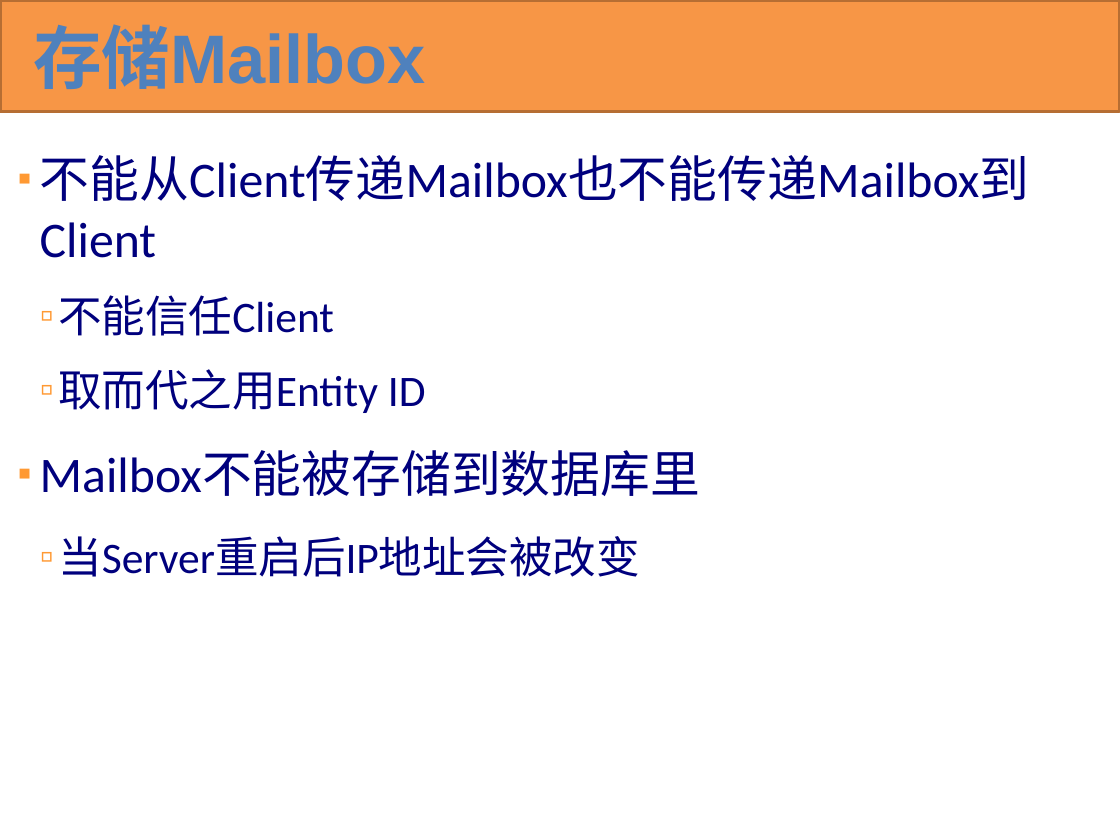
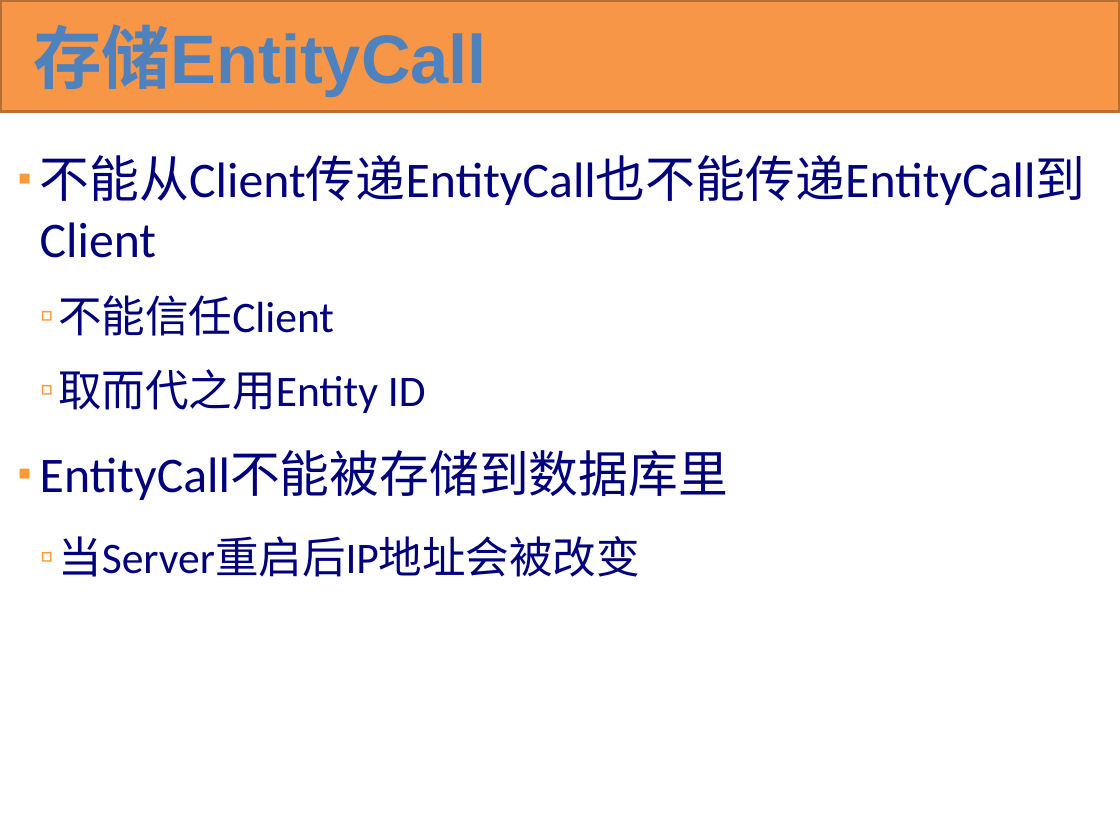
Before and after one commit to KBEngineLab/KBEngine-Nex, a slide deck: slide 75 of docs/KBEngine overview(cn).pptx. Drawn at 1120x840 pixels with LibreOffice and Linux fonts; fonts in the diff are those of the drawing. Boxes give left, top, right and bottom in pixels: in the first picture for what was removed or moved away, otherwise in the second. Text is boxed around its words. In the diff, an @@ line names an element or a change of style, - is before the commit and + after.

```diff
--- a/docs/KBEngine overview(cn).pptx
+++ b/docs/KBEngine overview(cn).pptx
@@ title at (x1=33, y1=24, x2=487, y2=97): text changed @@
-存储Mailbox
+存储EntityCall
@@ text at (x1=40, y1=155, x2=1086, y2=205): text changed @@
-▪ 不能从Client传递Mailbox也不能传递Mailbox到Client
+▪ 不能从Client传递EntityCall也不能传递EntityCall到Client
@@ text at (x1=58, y1=295, x2=640, y2=577): indent changed @@
@@ text at (x1=40, y1=451, x2=728, y2=500): text changed @@
-▪ Mailbox不能被存储到数据库里
+▪ EntityCall不能被存储到数据库里
```
Also in this commit, not shown: 35 other slides changed, 1 other file.
